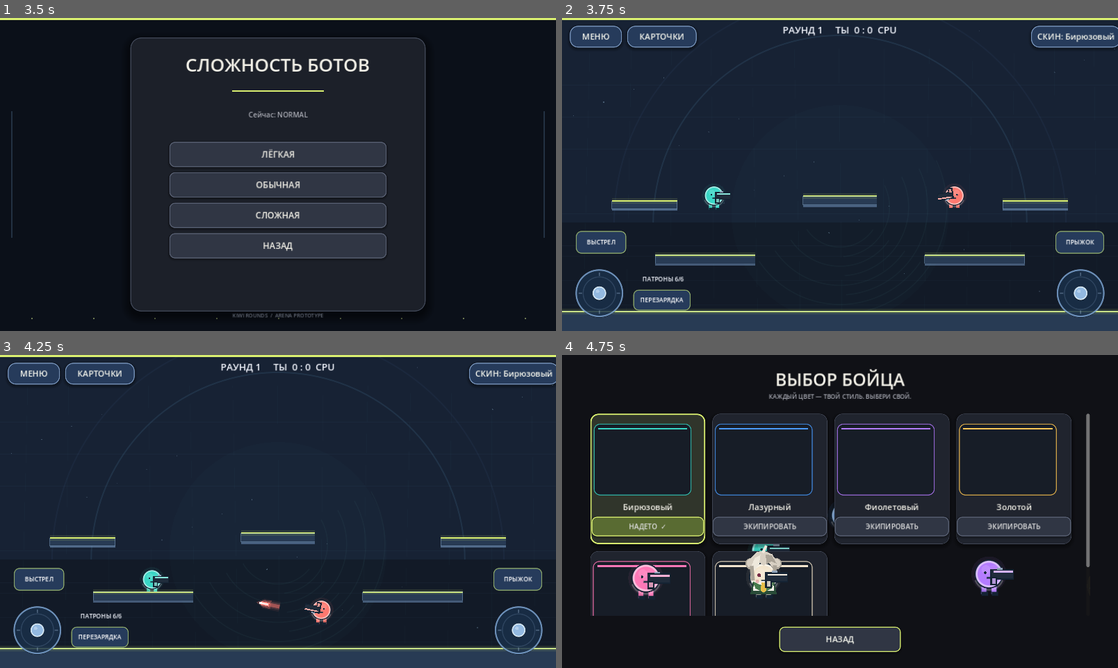
Above: before the commit, frames 1-4 (two rows, left to right).
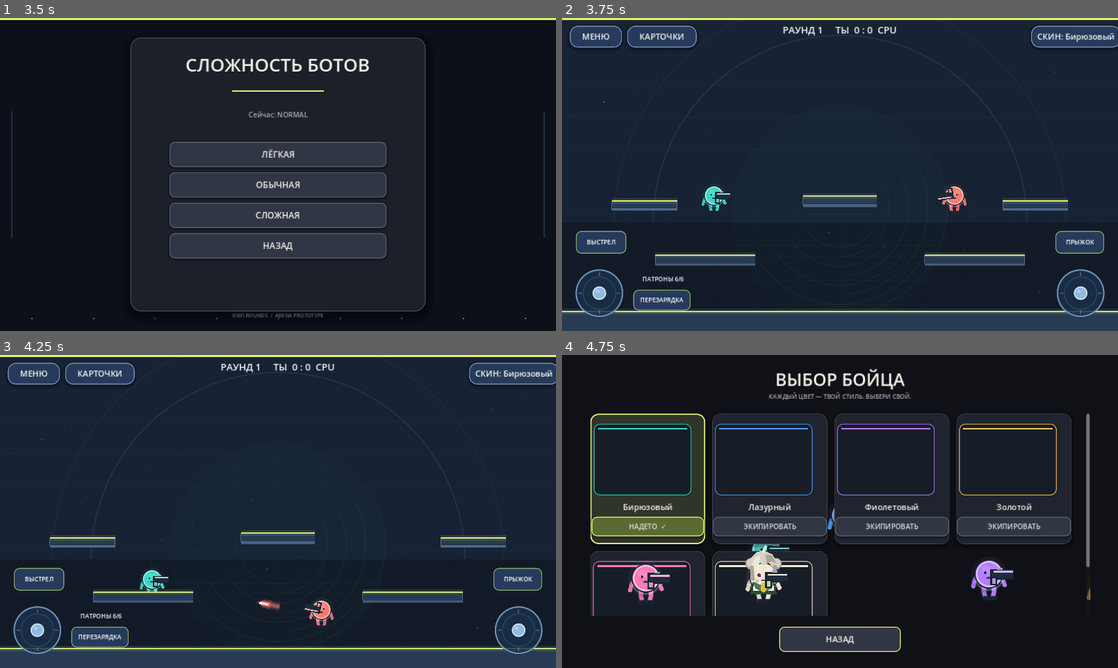
Above: after the commit, the same moments.

Repository: loslam-del/Kiwi-rounds
Game: Godot game, scene res://scenes/main.tscn
The game is run twice, just before and just after one commit, with the same random seed, the same clock (stepped at 60 frames per second) and the same inputs.
Inputs:
- Up to frame 1 (3.5 s): click "ИГРАТЬ" at 0.5 s; click "ОНЛАЙН — ПОЗЖЕ" at 1.25 s; click "НАЗАД" at 2 s; click "ПРОТИВ БОТОВ" at 2.75 s
- Up to frame 2 (3.75 s): click "ЛЁГКАЯ" at 3.5 s
- Up to frame 3 (4.25 s): no input
- Up to frame 4 (4.75 s): click "СКИН: Бирюзовый" at 4.25 s

Frame 1 is identical in both runs. In frame 2, less than 0.1% of the frame differs, in the area x 25-73%, y 57-63%; in frame 3, less than 0.1%; in frame 4, 0.3%, in the area x 11-95%, y 52-80%.

Commit message:
Animate articulated ROUNDS-style arms and legs

Diff:
--- a/scripts/player.gd
+++ b/scripts/player.gd
@@ -354,24 +354,50 @@
     var face := Color("#102536")
     draw_set_transform(Vector2.ZERO, 0.0, Vector2(facing, 1.0))
 
-    # A single coherent fighter silhouette: limbs are decorative drawing only,
-    # never separate physics bodies, so they cannot scatter across the arena.
-    var back_leg := Vector2(-8.0, 12.0)
-    var front_leg := Vector2(8.0, 12.0)
-    var back_foot := back_leg + Vector2(stride * 5.0, 12.0 + absf(stride) * 1.5)
-    var front_foot := front_leg + Vector2(-stride * 5.0, 12.0 + absf(stride) * 1.5)
-    draw_line(back_leg, back_foot, outline, 10.0, true)
-    draw_line(back_leg, back_foot, body_color.darkened(0.12), 6.5, true)
-    draw_line(front_leg, front_foot, outline, 10.0, true)
-    draw_line(front_leg, front_foot, body_color, 6.5, true)
-    draw_line(back_foot + Vector2(-3,0), back_foot + Vector2(6,0), outline, 5.0, true)
-    draw_line(front_foot + Vector2(-3,0), front_foot + Vector2(6,0), outline, 5.0, true)
-
-    var arm_swing := stride * 4.0
-    draw_line(Vector2(-15,-8), Vector2(-19-arm_swing,-1), outline, 9.0, true)
-    draw_line(Vector2(-15,-8), Vector2(-19-arm_swing,-1), body_color.darkened(0.12), 5.5, true)
-    draw_line(Vector2(14,-8), Vector2(19+arm_swing,-3), outline, 9.0, true)
-    draw_line(Vector2(14,-8), Vector2(19+arm_swing,-3), body_color.lightened(0.08), 5.5, true)
+    # ROUNDS-style articulated limbs: the torso stays stable while the
+    # arms and legs swing from visible shoulder/hip joints during locomotion.
+    var walk_phase := animation_time
+    var leg_swing := stride * 0.72
+    var lift_back := maxf(0.0, sin(walk_phase)) * 5.0 if moving else 0.0
+    var lift_front := maxf(0.0, -sin(walk_phase)) * 5.0 if moving else 0.0
+    var hip_back := Vector2(-8.0, 10.0)
+    var hip_front := Vector2(8.0, 10.0)
+    var knee_back := hip_back + Vector2(sin(leg_swing) * 8.0, 11.0 - lift_back * 0.35)
+    var knee_front := hip_front + Vector2(-sin(leg_swing) * 8.0, 11.0 - lift_front * 0.35)
+    var foot_back := knee_back + Vector2(sin(leg_swing + 0.35) * 7.0, 10.0 - lift_back)
+    var foot_front := knee_front + Vector2(-sin(leg_swing + 0.35) * 7.0, 10.0 - lift_front)
+    draw_line(hip_back, knee_back, outline, 10.0, true)
+    draw_line(hip_back, knee_back, body_color.darkened(0.18), 6.0, true)
+    draw_line(knee_back, foot_back, outline, 9.0, true)
+    draw_line(knee_back, foot_back, body_color.darkened(0.08), 5.5, true)
+    draw_line(foot_back + Vector2(-3, 0), foot_back + Vector2(6, 0), outline, 5.5, true)
+    draw_line(hip_front, knee_front, outline, 10.0, true)
+    draw_line(hip_front, knee_front, body_color.lightened(0.08), 6.0, true)
+    draw_line(knee_front, foot_front, outline, 9.0, true)
+    draw_line(knee_front, foot_front, body_color, 5.5, true)
+    draw_line(foot_front + Vector2(-3, 0), foot_front + Vector2(7, 0), outline, 5.5, true)
+    draw_circle(hip_back, 4.5, body_color.darkened(0.15))
+    draw_circle(hip_front, 4.5, body_color)
+
+    var arm_phase := -stride * 0.62
+    var shoulder_back := Vector2(-16.0, -7.0)
+    var shoulder_front := Vector2(15.0, -7.0)
+    var elbow_back := shoulder_back + Vector2(-7.0 + arm_phase * 8.0, 10.0)
+    var elbow_front := shoulder_front + Vector2(7.0 - arm_phase * 8.0, 9.0)
+    var hand_back := elbow_back + Vector2(-2.0 + arm_phase * 5.0, 9.0)
+    var hand_front := elbow_front + Vector2(3.0 - arm_phase * 5.0, 8.0)
+    draw_line(shoulder_back, elbow_back, outline, 9.0, true)
+    draw_line(shoulder_back, elbow_back, body_color.darkened(0.18), 5.5, true)
+    draw_line(elbow_back, hand_back, outline, 8.0, true)
+    draw_line(elbow_back, hand_back, body_color.darkened(0.08), 5.0, true)
+    draw_circle(hand_back, 3.5, body_color.darkened(0.08))
+    draw_line(shoulder_front, elbow_front, outline, 9.0, true)
+    draw_line(shoulder_front, elbow_front, body_color.lightened(0.08), 5.5, true)
+    draw_line(elbow_front, hand_front, outline, 8.0, true)
+    draw_line(elbow_front, hand_front, body_color, 5.0, true)
+    draw_circle(hand_front, 3.5, body_color)
+    draw_circle(shoulder_back, 4.5, body_color.darkened(0.15))
+    draw_circle(shoulder_front, 4.5, body_color)
 
     # Rounded armored body with a readable face and bright rim.
     draw_circle(center, 28.0, Color(body_color, 0.07))
